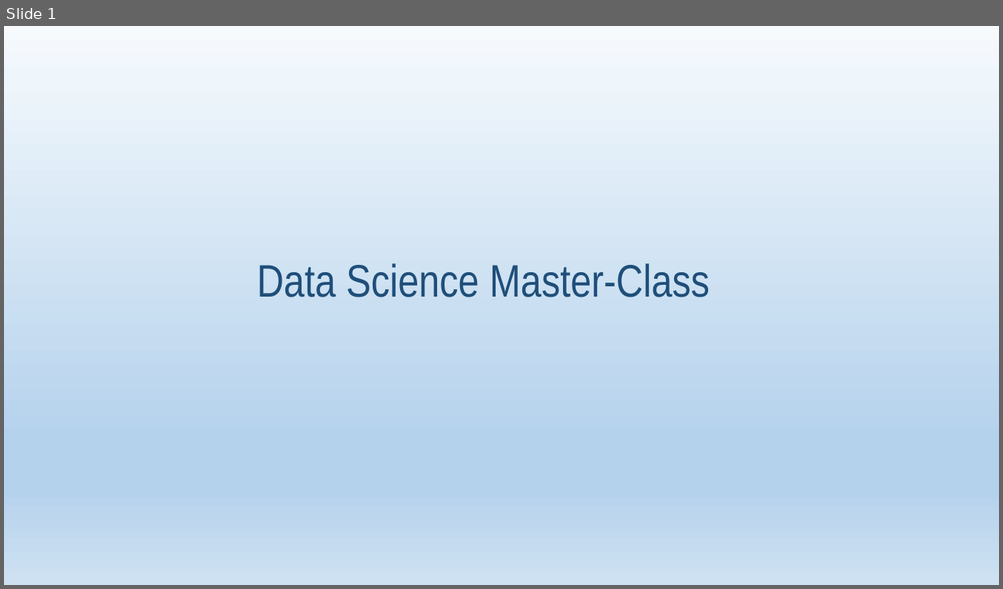
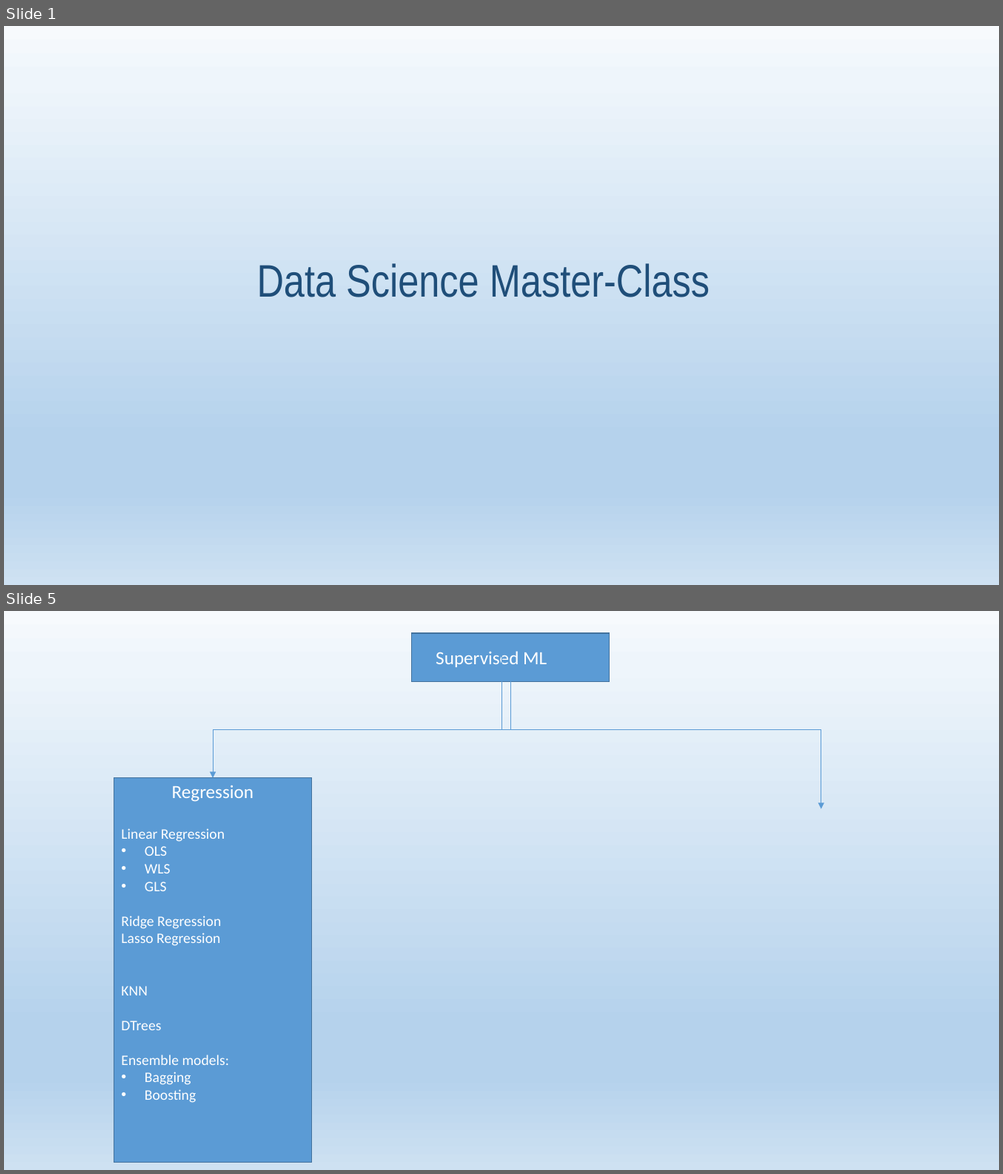
Before and after one commit to rktrojan/DataSciencePython, a slide deck: PPTs/ML.pptx. Shown one above the other, each under a label of ours: slide 1 before the commit, slides 1 and 5 after it; the slides between them are not shown. The pictures are 1003x589 and 1003x1174 pixels, drawn with LibreOffice and Linux fonts; fonts in the diff are those of the drawing. Boxes give left, top, right and bottom in pixels: in the first picture for what was removed or moved away, otherwise in the second. Text is boxed around its words. In the diff, an @@ line names an element or a change of style, - is before the commit and + after.

```diff
--- a/PPTs/ML.pptx
+++ b/PPTs/ML.pptx
@@ slide 5 added at bbox=[4, 611, 999, 1170], background gradient #F7FAFD to #EEF5FB to #B5D2EC to #CEE1F2 @@
@@ rectangle added at bbox=[412, 633, 609, 682], fill #5B9BD5, outline #43739E 1 pt, 18 pt, text #FFFFFF @@
+Supervised ML
@@ elbow arrow added from (502, 650) to (821, 809), #5B9BD5 0.5 pt @@
@@ elbow arrow added from (511, 682) to (213, 778), #5B9BD5 0.5 pt @@
@@ rectangle added at bbox=[114, 778, 311, 1162], fill #5B9BD5, outline #43739E 1 pt, 14 pt, text #FFFFFF @@
+Regression
+Linear Regression
+• OLS
+• WLS
+• GLS
+Ridge Regression
+Lasso Regression
+KNN
+DTrees
+Ensemble models:
+• Bagging
+• Boosting
```
Also in this commit, not shown: 3 slides changed, 6 other slides added, 3 other files.
